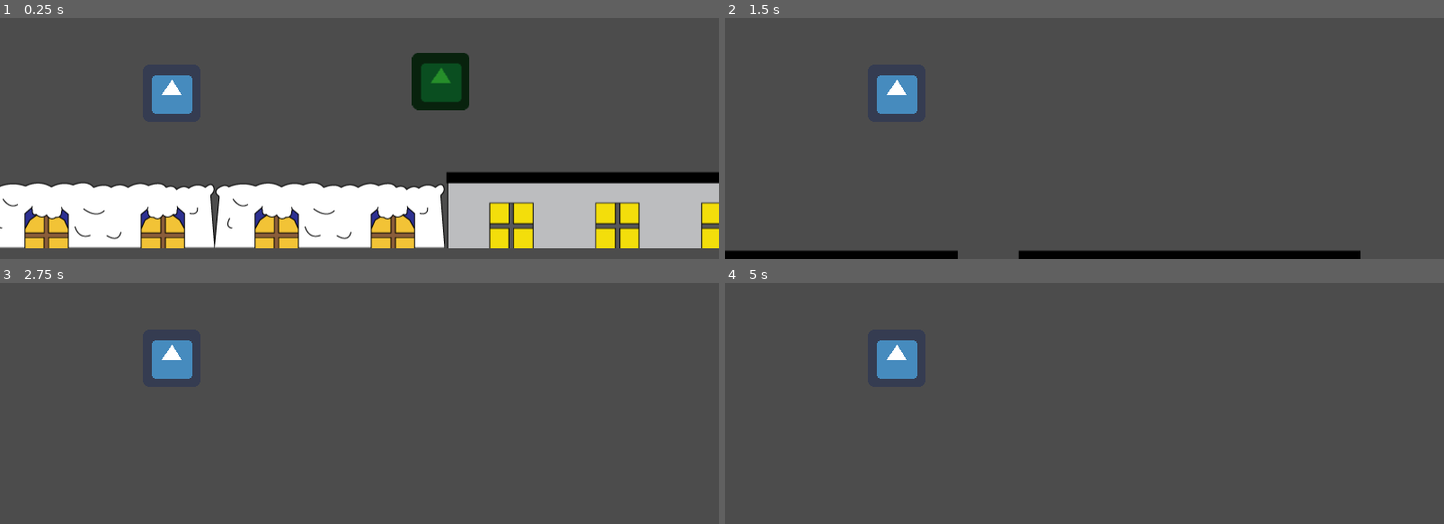
Above: before the commit, frames 1-4 (two rows, left to right).
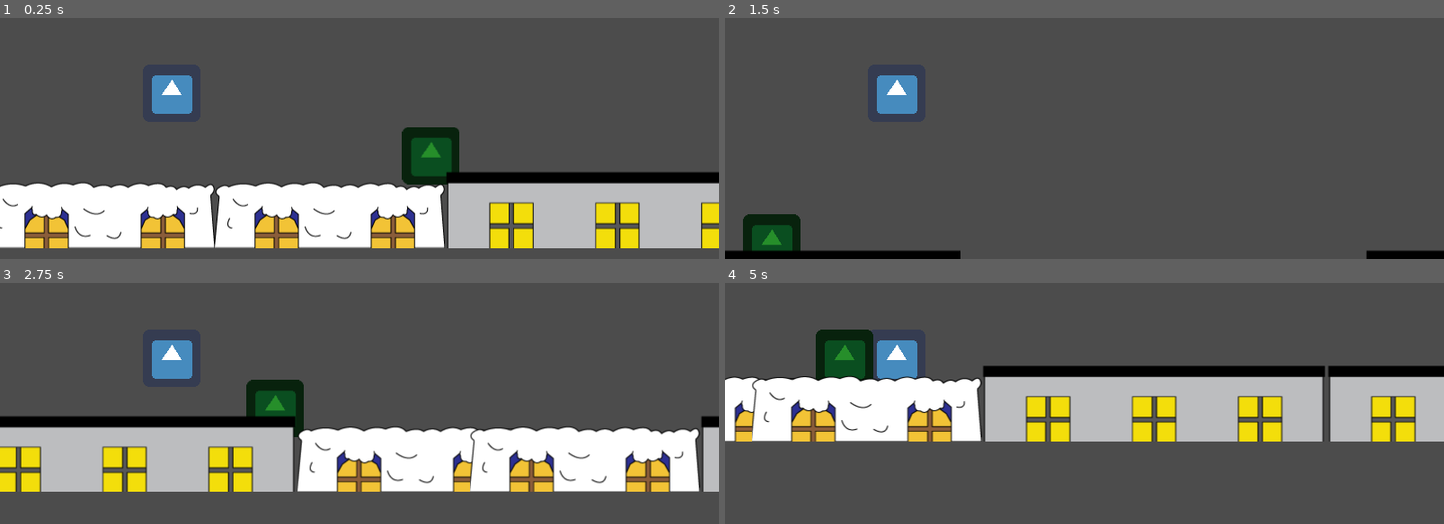
Above: after the commit, the same moments.

Repository: ConnorBS/December-2022-Game-Jam
Game: Godot game, scene res://Scenes/World.tscn
The game is run twice, just before and just after one commit, with the same random seed, the same clock (stepped at 60 frames per second) and the same inputs. The engine's default icon, where the game draws it, is replaced by a stand-in: a white triangle on a blue panel in a dark square.
Inputs:
- Up to frame 1 (0.25 s): no input
- Up to frame 2 (1.5 s): hold Right (move right) from 0.53 s (still down); tap Space (jump) at 0.77 s
- Up to frame 3 (2.75 s): tap Space (jump) at 1.52 s; tap Enter at 2 s; release Right (move right) at 2.03 s; hold Left (move left) from 2.03 s (still down)
- Up to frame 4 (5 s): release Left (move left) at 2.78 s; hold Right (move right) 2.78-4.28 s; tap Space (jump) at 3.02, 3.77, 4.52 s; hold Left (move left) from 4.28 s (still down)

The runs differ from the first frame. In frame 1, 3.7% of the frame differs, in the area x 55-66%, y 14-70%; in frame 2, 3.4%; in frame 3, 29%; in frame 4, 30%, in the area x 0-100%, y 19-66%.

Commit message:
enemy update

Diff:
--- a/Scenes/Enemy.tscn
+++ b/Scenes/Enemy.tscn
@@ -1,10 +1,13 @@
-[gd_scene load_steps=4 format=2]
+[gd_scene load_steps=5 format=2]
 
 [ext_resource path="res://Scripts/Enemy.gd" type="Script" id=1]
 [ext_resource path="res://icon.png" type="Texture" id=2]
 
 [sub_resource type="RectangleShape2D" id=1]
 extents = Vector2( 29, 29.5 )
+
+[sub_resource type="RectangleShape2D" id=2]
+extents = Vector2( 34, 33.5 )
 
 [node name="enemy" type="KinematicBody2D"]
 script = ExtResource( 1 )
@@ -17,3 +20,11 @@
 [node name="CollisionShape2D" type="CollisionShape2D" parent="."]
 position = Vector2( 105, 94.5 )
 shape = SubResource( 1 )
+
+[node name="body" type="Area2D" parent="."]
+
+[node name="CollisionShape2D" type="CollisionShape2D" parent="body"]
+position = Vector2( 106, 95.5 )
+shape = SubResource( 2 )
+
+[connection signal="body_entered" from="body" to="." method="_on_body_body_entered"]
--- a/Scenes/World.tscn
+++ b/Scenes/World.tscn
@@ -13,7 +13,7 @@
 
 [node name="Player" parent="." instance=ExtResource( 4 )]
 speed = 500
-top_speed = 8000
+top_speed = 650
 gravity = 1000
 
 [node name="Camera2D" type="Camera2D" parent="Player"]
@@ -22,7 +22,7 @@
 script = ExtResource( 3 )
 
 [node name="Enemy" parent="." instance=ExtResource( 5 )]
-position = Vector2( 302, 191 )
+position = Vector2( 291, 274 )
 
 [node name="Houses" type="TileMap" parent="."]
 position = Vector2( 1, 0 )
--- a/Scripts/Enemy.gd
+++ b/Scripts/Enemy.gd
@@ -13,3 +13,12 @@
 	if is_on_wall():
 		direction = direction * -1
 	motion = move_and_slide(motion,Vector2.UP)
+
+
+
+
+
+
+func _on_body_body_entered(body):
+	if body.get_name() == "player":
+		get_tree().reload_current_scene()
